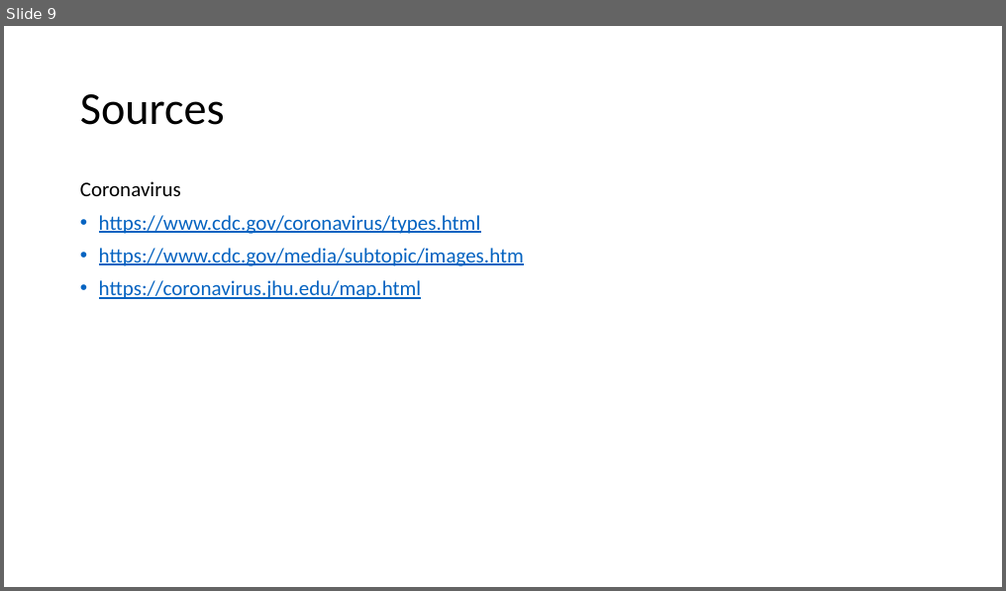
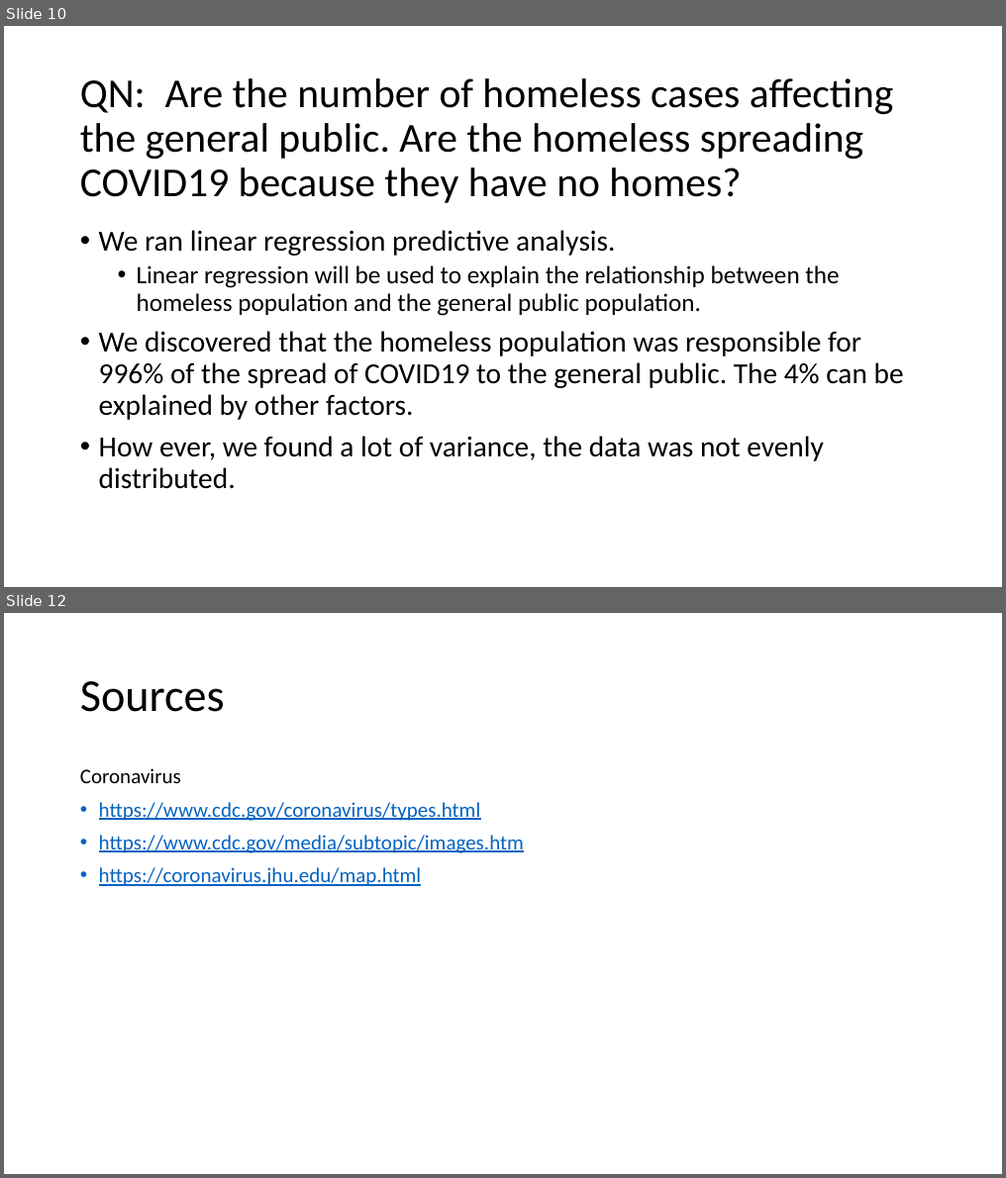
Before and after one commit to engmarkrezk/DFT_FinalProject, a slide deck: RecoverdDFTppt.pptx. Shown one above the other, each under a label of ours: slide 9 before the commit, slides 10 and 12 after it; the slides between them are not shown. The pictures are 1006x591 and 1006x1178 pixels, drawn with LibreOffice and Linux fonts; fonts in the diff are those of the drawing. Boxes give left, top, right and bottom in pixels: in the first picture for what was removed or moved away, otherwise in the second. Text is boxed around its words. In the diff, an @@ line names an element or a change of style, - is before the commit and + after.

```diff
--- a/RecoverdDFTppt.pptx
+++ b/RecoverdDFTppt.pptx
@@ slide 10 added at [4, 26, 1002, 587], background #FFFFFF @@
@@ title added at [80, 78, 894, 203], 39.6 pt, text #000000 @@
+QN: Are the number of homeless cases affecting the general public. Are the homeless spreading COVID19 because they have no homes?
@@ text added at [99, 230, 904, 489], 28 pt, text #000000 @@
+• We ran linear regression predictive analysis.
+  • Linear regression will be used to explain the relationship between the homeless population and the general public population.
+• We discovered that the homeless population was responsible for 996% of the spread of COVID19 to the general public. The 4% can be explained by other factors.
+• How ever, we found a lot of variance, the data was not evenly distributed.
@@ what was slide 9 is now slide 12 @@
```
Also in this commit, not shown: 2 other slides added.
